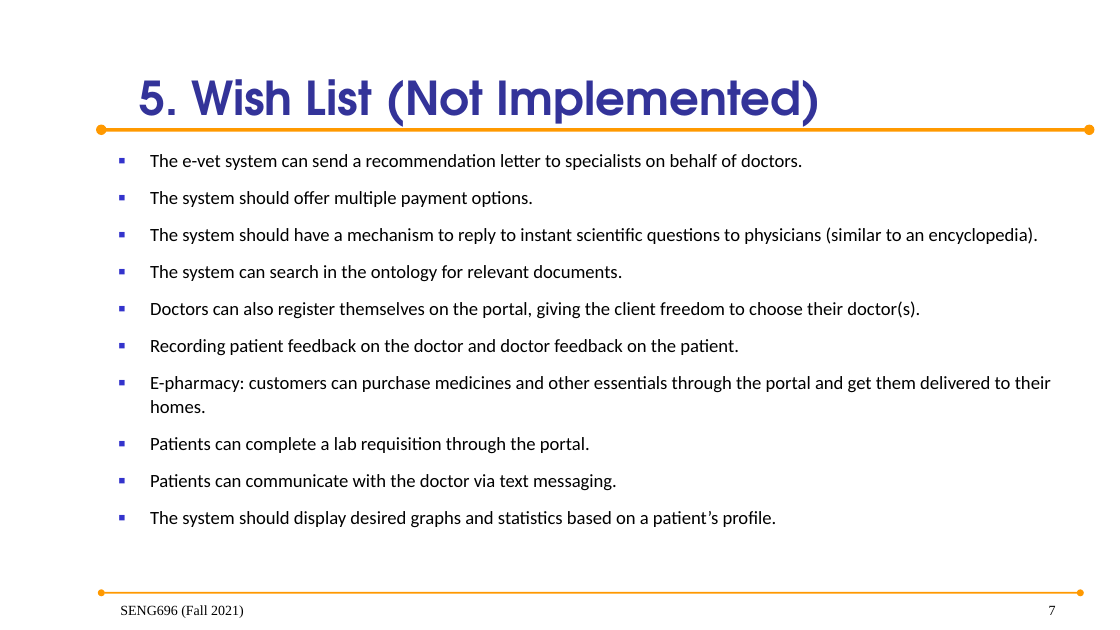
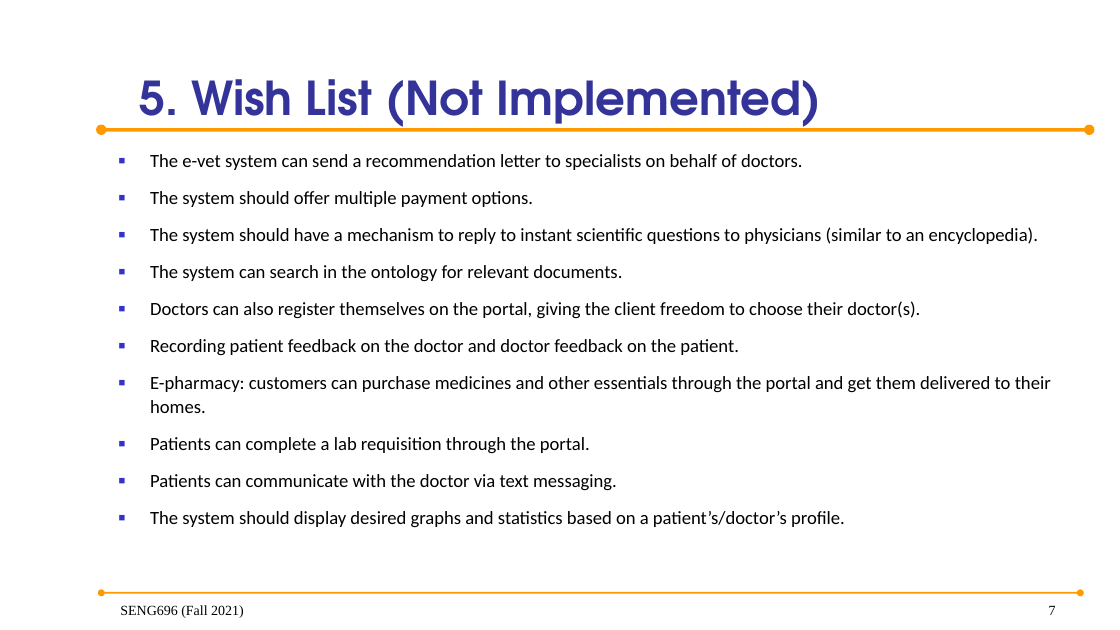
Before and after one commit to anish30145784/SENG696_GroupD, a slide deck: slide 7 of GroupD_ProjectPresentation.pptx. Drawn at 1120x630 pixels with LibreOffice and Linux fonts; fonts in the diff are those of the drawing; background and template pictures are left out. Boxes give left, top, right and bottom in pixels: in the first picture for what was removed or moved away, otherwise in the second. Text is boxed around its words. In the diff, an @@ line names an element or a change of style, - is before the commit and + after.

```diff
--- a/GroupD_ProjectPresentation.pptx
+++ b/GroupD_ProjectPresentation.pptx
@@ text at [150,511,845,528]: text changed @@
-■ The system should display desired graphs and statistics based on a patient’s profile.
+■ The system should display desired graphs and statistics based on a patient’s/doctor’s profile.
```
Also in this commit, not shown: 11 other slides changed, 9 slides added, 9 other files.
